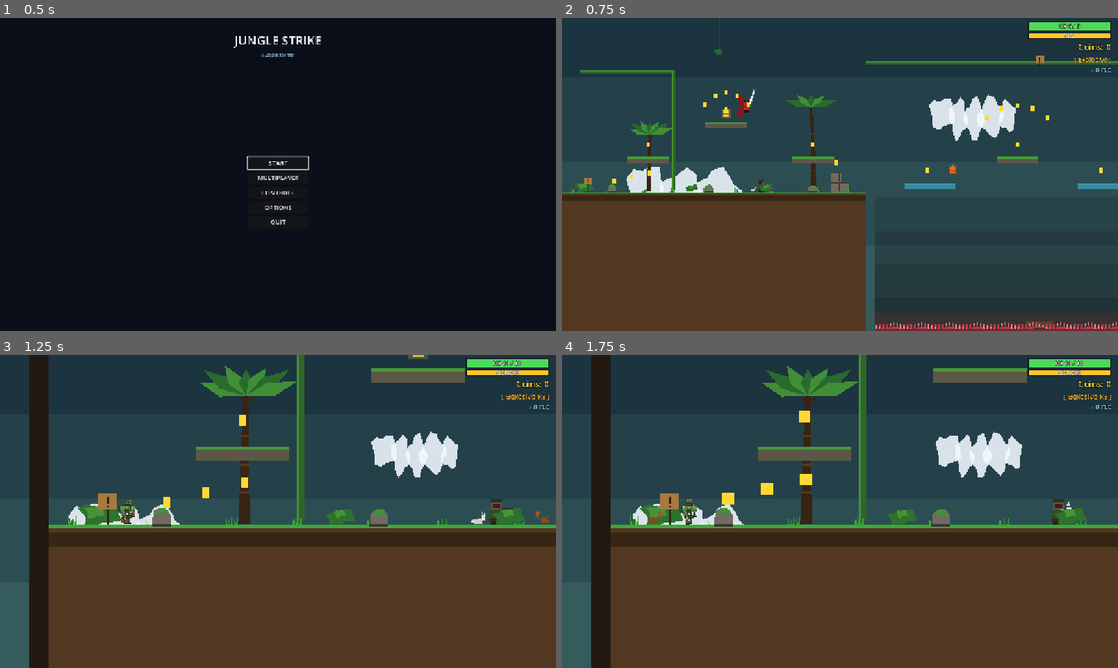
Above: before the commit, frames 1-4 (two rows, left to right).
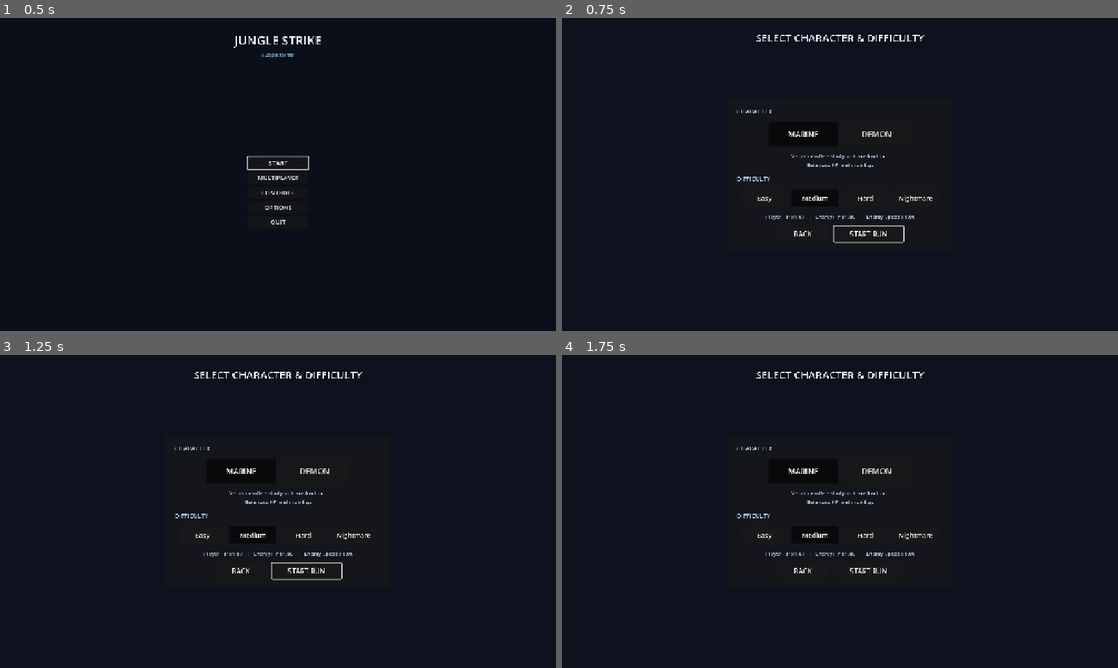
Above: after the commit, the same moments.

Repository: Crapula1/2d-platformer
Game: Godot game, scene res://scenes/MainMenu.tscn
The game is run twice, just before and just after one commit, with the same random seed, the same clock (stepped at 60 frames per second) and the same inputs.
Inputs (mouse positions are in pixels of both pictures, inside the frame that each line leads up to):
- Up to frame 1 (0.5 s): no input
- Up to frame 2 (0.75 s): click "START" at 0.5 s
- Up to frame 3 (1.25 s): no input
- Up to frame 4 (1.75 s): click (801, 470) at 1.25 s, where only the run after the commit has a clickable "MARINE"

Frame 1 is identical in both runs. In frame 2, 100% of the frame differs, in the area x 0-100%, y 0-100%; in frame 3, 96%; in frame 4, 96%.

Commit message:
feat: character + difficulty select on Start, with balance scaling
- New CharacterSelect scene (procedural UI) lives between MainMenu and the
  run. Pick Marine or Demon, then Easy / Medium / Hard / Nightmare. START
  writes the choices to RunState and loads Main.tscn; BACK returns without
  consuming a run.
- RunState gains character + difficulty plus three multipliers:
    Easy:      player HP x1.50, enemy HP x0.75, enemy speed x0.90
    Medium:    1.00 / 1.00 / 1.00 (baseline)
    Hard:      0.70 / 1.40 / 1.10
    Nightmare: 0.50 / 1.90 / 1.25
  start_new_run() now seeds saved_max_health from player_max_hp_mult so a
  fresh run starts with the tier's HP cap.
- Player._ready scales max_health by the player HP multiplier before
  current_health = max_health.
- Enemy._ready scales max_health and speed by the enemy multipliers before
  current_health = max_health.
- Main._setup_singleplayer swaps the embedded Marine for PlayerDemon when
  the user picked the demon character.
- MainMenu.Start now routes through CharacterSelect instead of jumping
  straight into the game.

Co-Authored-By: Claude Opus 4.7 <noreply@anthropic.com>

Diff:
--- /dev/null
+++ b/scenes/CharacterSelect.tscn
@@ -0,0 +1,8 @@
+[gd_scene load_steps=2 format=3]
+
+[ext_resource type="Script" path="res://scripts/CharacterSelect.gd" id="1_select"]
+
+[node name="CharacterSelect" type="Control"]
+anchor_right = 1.0
+anchor_bottom = 1.0
+script = ExtResource("1_select")
--- /dev/null
+++ b/scripts/CharacterSelect.gd
@@ -0,0 +1,194 @@
+extends Control
+
+# Character + difficulty picker shown between MainMenu and the actual run.
+# Writes the selection into RunState then starts the run by changing to
+# Main.tscn. BACK returns to MainMenu without consuming a run.
+
+const MAIN_MENU_SCENE := "res://scenes/MainMenu.tscn"
+const GAME_SCENE := "res://scenes/Main.tscn"
+
+const CHARACTERS: Array[Dictionary] = [
+	{
+		"id": "marine",
+		"name": "MARINE",
+		"desc": "Versatile rifle + shotgun + axe loadout.\nBalanced HP and mobility.",
+		"tint": Color(0.35, 0.85, 1.0),
+	},
+	{
+		"id": "demon",
+		"name": "DEMON",
+		"desc": "Heavy axe brawler. Demonic mobility.\nNo firearm — close-quarters only.",
+		"tint": Color(0.95, 0.30, 0.30),
+	},
+]
+
+var _selected_character: int = 0
+var _selected_difficulty: int = RunState.DIFF_MEDIUM
+
+var _char_buttons: Array[Button] = []
+var _diff_buttons: Array[Button] = []
+var _char_desc_label: Label = null
+var _diff_summary_label: Label = null
+
+func _ready() -> void:
+	mouse_filter = Control.MOUSE_FILTER_STOP
+	_selected_character = _char_index_from_id(RunState.character)
+	_selected_difficulty = RunState.difficulty
+	_build()
+	_refresh_selection()
+
+func _char_index_from_id(id: String) -> int:
+	for i in CHARACTERS.size():
+		if String(CHARACTERS[i]["id"]) == id:
+			return i
+	return 0
+
+func _build() -> void:
+	var bg := ColorRect.new()
+	bg.set_anchors_preset(Control.PRESET_FULL_RECT)
+	bg.color = Color(0.05, 0.07, 0.12, 1.0)
+	add_child(bg)
+
+	var title := Label.new()
+	title.text = "SELECT CHARACTER & DIFFICULTY"
+	title.horizontal_alignment = HORIZONTAL_ALIGNMENT_CENTER
+	title.add_theme_font_size_override("font_size", 24)
+	title.add_theme_color_override("font_color", Color(0.92, 0.96, 1.0))
+	title.add_theme_color_override("font_outline_color", Color(0, 0, 0))
+	title.add_theme_constant_override("outline_size", 5)
+	title.set_anchors_preset(Control.PRESET_TOP_WIDE)
+	title.offset_top = 28.0
+	title.offset_bottom = 60.0
+	add_child(title)
+
+	var center := CenterContainer.new()
+	center.set_anchors_preset(Control.PRESET_FULL_RECT)
+	add_child(center)
+
+	var panel := PanelContainer.new()
+	panel.custom_minimum_size = Vector2(520, 0)
+	center.add_child(panel)
+
+	var margin := MarginContainer.new()
+	margin.add_theme_constant_override("margin_left", 22)
+	margin.add_theme_constant_override("margin_right", 22)
+	margin.add_theme_constant_override("margin_top", 18)
+	margin.add_theme_constant_override("margin_bottom", 18)
+	panel.add_child(margin)
+
+	var vb := VBoxContainer.new()
+	vb.add_theme_constant_override("separation", 14)
+	margin.add_child(vb)
+
+	# --- Character row ---
+	var char_label := Label.new()
+	char_label.text = "CHARACTER"
+	char_label.add_theme_font_size_override("font_size", 14)
+	char_label.add_theme_color_override("font_color", Color(0.75, 0.85, 1.0))
+	vb.add_child(char_label)
+
+	var char_row := HBoxContainer.new()
+	char_row.add_theme_constant_override("separation", 10)
+	char_row.alignment = BoxContainer.ALIGNMENT_CENTER
+	vb.add_child(char_row)
+
+	for i in CHARACTERS.size():
+		var c: Dictionary = CHARACTERS[i]
+		var btn := Button.new()
+		btn.text = String(c["name"])
+		btn.custom_minimum_size = Vector2(160, 56)
+		btn.add_theme_font_size_override("font_size", 18)
+		btn.toggle_mode = true
+		btn.pressed.connect(_on_character_picked.bind(i))
+		char_row.add_child(btn)
+		_char_buttons.append(btn)
+
+	_char_desc_label = Label.new()
+	_char_desc_label.horizontal_alignment = HORIZONTAL_ALIGNMENT_CENTER
+	_char_desc_label.add_theme_font_size_override("font_size", 12)
+	_char_desc_label.add_theme_color_override("font_color", Color(0.78, 0.86, 1.0))
+	vb.add_child(_char_desc_label)
+
+	# --- Difficulty row ---
+	var diff_label := Label.new()
+	diff_label.text = "DIFFICULTY"
+	diff_label.add_theme_font_size_override("font_size", 14)
+	diff_label.add_theme_color_override("font_color", Color(0.75, 0.85, 1.0))
+	vb.add_child(diff_label)
+
+	var diff_row := HBoxContainer.new()
+	diff_row.add_theme_constant_override("separation", 8)
+	diff_row.alignment = BoxContainer.ALIGNMENT_CENTER
+	vb.add_child(diff_row)
+
+	for i in RunState.DIFFICULTY_NAMES.size():
+		var btn := Button.new()
+		btn.text = RunState.DIFFICULTY_NAMES[i]
+		btn.custom_minimum_size = Vector2(108, 40)
+		btn.add_theme_font_size_override("font_size", 15)
+		btn.toggle_mode = true
+		btn.pressed.connect(_on_difficulty_picked.bind(i))
+		diff_row.add_child(btn)
+		_diff_buttons.append(btn)
+
+	_diff_summary_label = Label.new()
+	_diff_summary_label.horizontal_alignment = HORIZONTAL_ALIGNMENT_CENTER
+	_diff_summary_label.add_theme_font_size_override("font_size", 12)
+	_diff_summary_label.add_theme_color_override("font_color", Color(0.78, 0.86, 1.0))
+	vb.add_child(_diff_summary_label)
+
+	# --- Bottom buttons ---
+	var btn_row := HBoxContainer.new()
+	btn_row.add_theme_constant_override("separation", 12)
+	btn_row.alignment = BoxContainer.ALIGNMENT_CENTER
+	vb.add_child(btn_row)
+
+	var back := Button.new()
+	back.text = "BACK"
+	back.custom_minimum_size = Vector2(120, 36)
+	back.add_theme_font_size_override("font_size", 16)
+	back.pressed.connect(_on_back)
+	btn_row.add_child(back)
+
+	var start := Button.new()
+	start.text = "START RUN"
+	start.custom_minimum_size = Vector2(160, 36)
+	start.add_theme_font_size_override("font_size", 16)
+	start.pressed.connect(_on_start)
+	btn_row.add_child(start)
+	start.grab_focus()
+
+func _on_character_picked(i: int) -> void:
+	_selected_character = i
+	_refresh_selection()
+
+func _on_difficulty_picked(i: int) -> void:
+	_selected_difficulty = i
+	_refresh_selection()
+
+func _refresh_selection() -> void:
+	for i in _char_buttons.size():
+		_char_buttons[i].button_pressed = (i == _selected_character)
+	for i in _diff_buttons.size():
+		_diff_buttons[i].button_pressed = (i == _selected_difficulty)
+	if _char_desc_label != null:
+		_char_desc_label.text = String(CHARACTERS[_selected_character]["desc"])
+	if _diff_summary_label != null:
+		_diff_summary_label.text = _difficulty_summary(_selected_difficulty)
+
+func _difficulty_summary(d: int) -> String:
+	var t: Dictionary = RunState.DIFFICULTY_TABLE[d]
+	return "Player HP x%.2f   |   Enemy HP x%.2f   |   Enemy Speed x%.2f" % [
+		float(t["player_max_hp_mult"]),
+		float(t["enemy_hp_mult"]),
+		float(t["enemy_speed_mult"]),
+	]
+
+func _on_back() -> void:
+	get_tree().change_scene_to_file(MAIN_MENU_SCENE)
+
+func _on_start() -> void:
+	RunState.character = String(CHARACTERS[_selected_character]["id"])
+	RunState.set_difficulty(_selected_difficulty)
+	RunState.start_new_run()
+	get_tree().change_scene_to_file(GAME_SCENE)
--- a/scripts/Enemy.gd
+++ b/scripts/Enemy.gd
@@ -22,6 +22,12 @@
 @onready var floor_check: RayCast2D = $FloorCheck
 
 func _ready() -> void:
+	# Difficulty scaling: bump enemy HP + speed before init copies max_health.
+	if RunState != null:
+		if RunState.enemy_hp_mult != 1.0:
+			max_health = maxi(int(round(float(max_health) * RunState.enemy_hp_mult)), 1)
+		if RunState.enemy_speed_mult != 1.0:
+			speed *= RunState.enemy_speed_mult
 	current_health = max_health
 	start_position = global_position
 	_base_color = sprite.color
--- a/scripts/Main.gd
+++ b/scripts/Main.gd
@@ -91,7 +91,11 @@
 	hint_label.visible = false
 
 func _setup_singleplayer() -> void:
-	# Level.tscn already contains the Player as a direct child.
+	# Level.tscn ships with the Marine Player baked in. If the user picked
+	# a different character on the select screen, swap it out before we
+	# wire HUD signals.
+	if RunState.character != "marine":
+		_swap_embedded_player(RunState.character)
 	player = get_tree().get_first_node_in_group("player") as Player
 	if player == null:
 		return
@@ -99,6 +103,19 @@
 		RunState.apply_to_player(player)
 	spawn_position = player.global_position
 	_wire_hud_to_player(player)
+
+func _swap_embedded_player(character_id: String) -> void:
+	var embedded := get_tree().get_first_node_in_group("player") as Node2D
+	if embedded == null or _level == null:
+		return
+	var spawn_xy: Vector2 = embedded.global_position
+	embedded.queue_free()
+	var scene_path: String = "res://scenes/PlayerDemon.tscn" if character_id == "demon" \
+		else "res://scenes/Player.tscn"
+	var new_p := (load(scene_path) as PackedScene).instantiate() as Node2D
+	new_p.name = "Player"
+	_level.add_child(new_p)
+	new_p.global_position = spawn_xy
 
 func _setup_multiplayer() -> void:
 	# Remove the solo Player that's baked into Level so the spawner is the
--- a/scripts/MainMenu.gd
+++ b/scripts/MainMenu.gd
@@ -6,6 +6,7 @@
 const GAME_SCENE := "res://scenes/Main.tscn"
 const OPTIONS_SCENE := "res://scenes/OptionsMenu.tscn"
 const CONTROLS_SCENE := "res://scenes/ControlsMenu.tscn"
+const CHARACTER_SELECT_SCENE := "res://scenes/CharacterSelect.tscn"
 const LOBBY_SCENE := "res://scenes/Lobby.tscn"
 
 @onready var center: CenterContainer = $Center
@@ -180,8 +181,9 @@
 		accept_event()
 
 func _on_start() -> void:
-	RunState.start_new_run()
-	get_tree().change_scene_to_file(GAME_SCENE)
+	# Detour through the character + difficulty picker. The picker itself
+	# calls RunState.start_new_run() and loads the game scene.
+	get_tree().change_scene_to_file(CHARACTER_SELECT_SCENE)
 
 func _on_options() -> void:
 	get_tree().change_scene_to_file(OPTIONS_SCENE)
--- a/scripts/Player.gd
+++ b/scripts/Player.gd
@@ -176,6 +176,10 @@
 @onready var hurtbox: Area2D = $Hurtbox
 
 func _ready() -> void:
+	# Apply difficulty scaling to the starting HP cap before the rest of the
+	# init reads max_health. RunState autoload is always present.
+	if RunState != null and RunState.player_max_hp_mult != 1.0:
+		max_health = maxi(int(round(float(max_health) * RunState.player_max_hp_mult)), 1)
 	current_health = max_health
 	jumps_remaining = max_jumps
 	attack_shape.disabled = true
--- a/scripts/RunState.gd
+++ b/scripts/RunState.gd
@@ -1,4 +1,23 @@
 extends Node
+
+# Difficulty tiers — index into DIFFICULTY_TABLE.
+const DIFF_EASY := 0
+const DIFF_MEDIUM := 1
+const DIFF_HARD := 2
+const DIFF_NIGHTMARE := 3
+const DIFFICULTY_NAMES: Array[String] = ["Easy", "Medium", "Hard", "Nightmare"]
+
+# Per-tier multipliers. player_max_hp_mult scales the starting HP cap
+# (default 10), enemy_hp_mult scales every enemy's max_health on spawn,
+# enemy_speed_mult scales patrol/charge speed. Damage taken by the player
+# is hard-capped at 1 in Player.take_damage, so the difficulty fights HP
+# pools instead of raw damage numbers.
+const DIFFICULTY_TABLE: Array[Dictionary] = [
+	{"player_max_hp_mult": 1.5, "enemy_hp_mult": 0.75, "enemy_speed_mult": 0.90},  # Easy
+	{"player_max_hp_mult": 1.0, "enemy_hp_mult": 1.00, "enemy_speed_mult": 1.00},  # Medium
+	{"player_max_hp_mult": 0.7, "enemy_hp_mult": 1.40, "enemy_speed_mult": 1.10},  # Hard
+	{"player_max_hp_mult": 0.5, "enemy_hp_mult": 1.90, "enemy_speed_mult": 1.25},  # Nightmare
+]
 
 var is_run_active: bool = false
 var depth: int = 0
@@ -12,11 +31,20 @@
 var grenade_cd_mult: float = 1.0
 var invincibility_bonus: float = 0.0
 
+# Run-wide selections set on the character-select screen.
+var character: String = "marine"  # "marine" or "demon"
+var difficulty: int = DIFF_MEDIUM
+var player_max_hp_mult: float = 1.0
+var enemy_hp_mult: float = 1.0
+var enemy_speed_mult: float = 1.0
+
 func start_new_run() -> void:
 	is_run_active = true
 	depth = 0
-	saved_health = 10
-	saved_max_health = 10
+	# Use the difficulty-scaled hp cap so a fresh run starts with the right
+	# max HP for the chosen tier.
+	saved_max_health = maxi(int(round(10.0 * player_max_hp_mult)), 1)
+	saved_health = saved_max_health
 	saved_score = 0
 	saved_grenade_type = 0
 	saved_grenade_count = 3
@@ -24,6 +52,13 @@
 	speed_mult = 1.0
 	grenade_cd_mult = 1.0
 	invincibility_bonus = 0.0
+
+func set_difficulty(d: int) -> void:
+	difficulty = clampi(d, 0, DIFFICULTY_TABLE.size() - 1)
+	var t: Dictionary = DIFFICULTY_TABLE[difficulty]
+	player_max_hp_mult = float(t["player_max_hp_mult"])
+	enemy_hp_mult = float(t["enemy_hp_mult"])
+	enemy_speed_mult = float(t["enemy_speed_mult"])
 
 func save_from_player(player: Player) -> void:
 	saved_health = player.current_health
